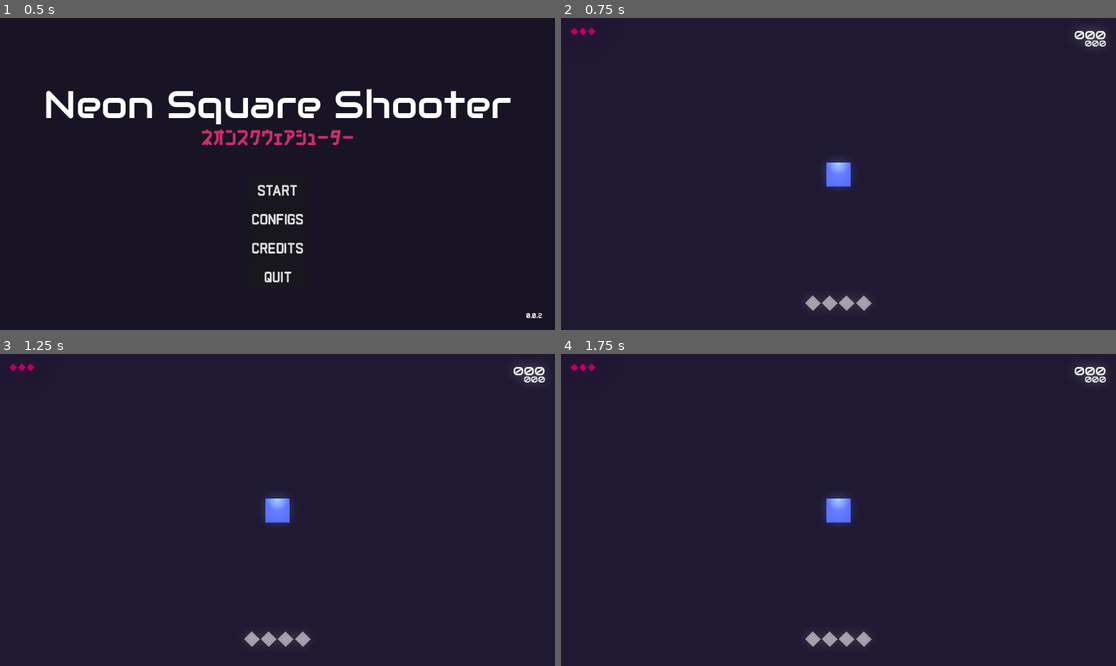
Above: before the commit, frames 1-4 (two rows, left to right).
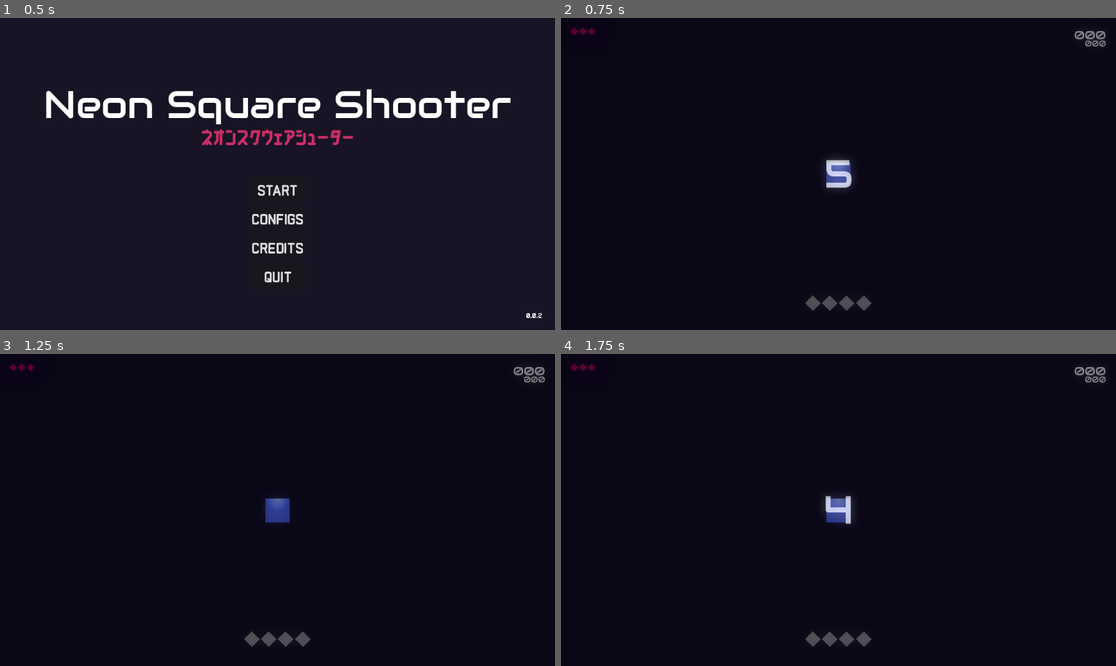
Above: after the commit, the same moments.

Repository: matheusmondenez/my-first-platform-game
Game: Godot game, scene res://wave_shooter/ui/main_menu.tscn
Two runs of this game, one before a commit and one after it. Both use one fixed random seed, a clock stepped at 60 frames per second and the inputs below.
Inputs (mouse positions are in pixels of both pictures, inside the frame that each line leads up to):
- Up to frame 1 (0.5 s): no input
- Up to frame 2 (0.75 s): click "START" at 0.5 s
- Up to frame 3 (1.25 s): no input
- Up to frame 4 (1.75 s): tap Enter at 1.25 s; move the mouse to (960, 494) at 1.27 s; press the mouse at (960, 494) at 1.28 s; hold D (right) from 1.28 s (still down); tap W (up) at 1.52 s

Frame 1 is identical in both runs. In frame 2, 100% of the frame differs, in the area x 0-100%, y 0-100%; in frame 3, 100%; in frame 4, 100%.

Commit message:
creates wave cleared scene

Diff:
--- a/wave_shooter/levels/arena.gd
+++ b/wave_shooter/levels/arena.gd
@@ -7,12 +7,19 @@
 func _ready() -> void:
 	Global.parent_node_creation = self
 
+func _process(delta: float) -> void:
+	if Global.points >= 100:
+		wave_cleared()
+
 func _unhandled_key_input(event: InputEvent) -> void:
 	if event.is_action_pressed("toggle_auto_shot"):
 		Configs.game_configs.auto_shot = !Configs.game_configs.auto_shot
 
 func _exit_tree() -> void:
 	Global.parent_node_creation = null
+
+func wave_cleared() -> void:
+	$UI/WaveCleared.show()
 
 func _on_enemy_spawn_timer_timeout() -> void:
 	var enemy_position = Vector2(randi_range(-160, 670), randi_range(-90, 390))
--- a/wave_shooter/levels/arena.tscn
+++ b/wave_shooter/levels/arena.tscn
@@ -1,10 +1,11 @@
-[gd_scene load_steps=7 format=3 uid="uid://dgak60m7gvdoh"]
+[gd_scene load_steps=8 format=3 uid="uid://dgak60m7gvdoh"]
 
 [ext_resource type="PackedScene" uid="uid://55q8dyag7rwi" path="res://wave_shooter/entities/player/player.tscn" id="1_0xoxs"]
 [ext_resource type="Script" path="res://wave_shooter/levels/arena.gd" id="1_hn6cv"]
 [ext_resource type="PackedScene" uid="uid://bdge81isdmgwf" path="res://wave_shooter/ui/count_down.tscn" id="2_575tc"]
 [ext_resource type="PackedScene" uid="uid://2mg66kgdu6lq" path="res://wave_shooter/ui/hud.tscn" id="4_xjdad"]
 [ext_resource type="Script" path="res://wave_shooter/ui/camera.gd" id="5_nfxav"]
+[ext_resource type="PackedScene" uid="uid://ctbh5mtb05i2e" path="res://wave_shooter/ui/wave_cleared.tscn" id="5_qc4ec"]
 
 [sub_resource type="Environment" id="Environment_sgqdw"]
 background_mode = 3
@@ -38,11 +39,17 @@
 [node name="UI" type="Node2D" parent="."]
 
 [node name="CountDown" parent="UI" instance=ExtResource("2_575tc")]
-visible = false
 offset_right = 1152.0
 offset_bottom = 648.0
 
 [node name="HUD" parent="UI" instance=ExtResource("4_xjdad")]
+
+[node name="WaveCleared" parent="UI" instance=ExtResource("5_qc4ec")]
+visible = false
+offset_left = 576.0
+offset_top = 324.0
+offset_right = 576.0
+offset_bottom = 324.0
 
 [node name="Camera" type="Camera2D" parent="."]
 position = Vector2(576, 324)
--- a/wave_shooter/ui/hud.gd
+++ b/wave_shooter/ui/hud.gd
@@ -1,9 +1,9 @@
 extends Control
+
+enum LIVES_UPDATE { INCREASE, DECREASE }
 
 const EXPLOSION_TSCN: PackedScene = preload("res://wave_shooter/fx/explosion.tscn")
 const LIFE_TSCN: PackedScene = preload("res://wave_shooter/entities/life.tscn")
-
-enum LIVES_UPDATE {INCREASE, DECREASE}
 
 @onready var points: Label = $Score/PointsContainer/Points
 @onready var high_score: Label = $Score/PointsContainer/HighScore
--- /dev/null
+++ b/wave_shooter/ui/wave_cleared.gd
@@ -0,0 +1,8 @@
+extends Control
+
+func _ready() -> void:
+	visibility_changed.connect(func():
+		print("TESTE WAVE")
+		await Global.slow_time(0.2, 3)
+		get_tree().reload_current_scene()
+	)
--- /dev/null
+++ b/wave_shooter/ui/wave_cleared.tscn
@@ -0,0 +1,41 @@
+[gd_scene load_steps=3 format=3 uid="uid://ctbh5mtb05i2e"]
+
+[ext_resource type="FontFile" uid="uid://b2vaekuu7epix" path="res://wave_shooter/assets/fonts/Audiowide-Regular.ttf" id="1_m7xem"]
+[ext_resource type="Script" path="res://wave_shooter/ui/wave_cleared.gd" id="1_msbla"]
+
+[node name="WaveCleared" type="Control"]
+process_mode = 3
+z_index = 2
+layout_mode = 3
+anchors_preset = 15
+anchor_right = 1.0
+anchor_bottom = 1.0
+grow_horizontal = 2
+grow_vertical = 2
+script = ExtResource("1_msbla")
+
+[node name="Overlay" type="ColorRect" parent="."]
+layout_mode = 1
+anchors_preset = 15
+anchor_right = 1.0
+anchor_bottom = 1.0
+grow_horizontal = 2
+grow_vertical = 2
+color = Color(0, 0, 0, 0.501961)
+
+[node name="Message" type="Label" parent="."]
+layout_mode = 1
+anchors_preset = 8
+anchor_left = 0.5
+anchor_top = 0.5
+anchor_right = 0.5
+anchor_bottom = 0.5
+offset_left = -20.0
+offset_top = -11.5
+offset_right = 20.0
+offset_bottom = 11.5
+grow_horizontal = 2
+grow_vertical = 2
+theme_override_fonts/font = ExtResource("1_m7xem")
+theme_override_font_sizes/font_size = 72
+text = "Wave Cleared"
